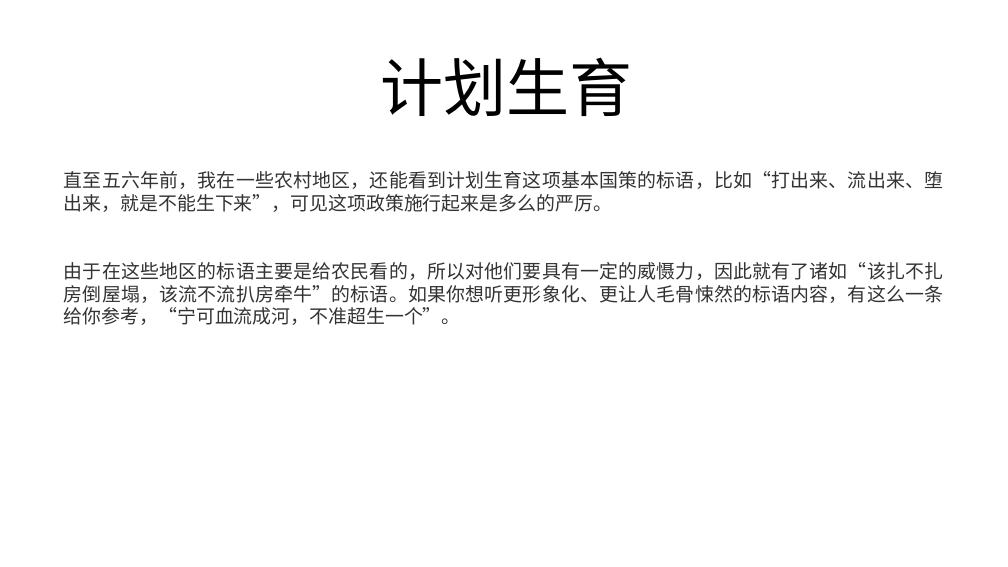
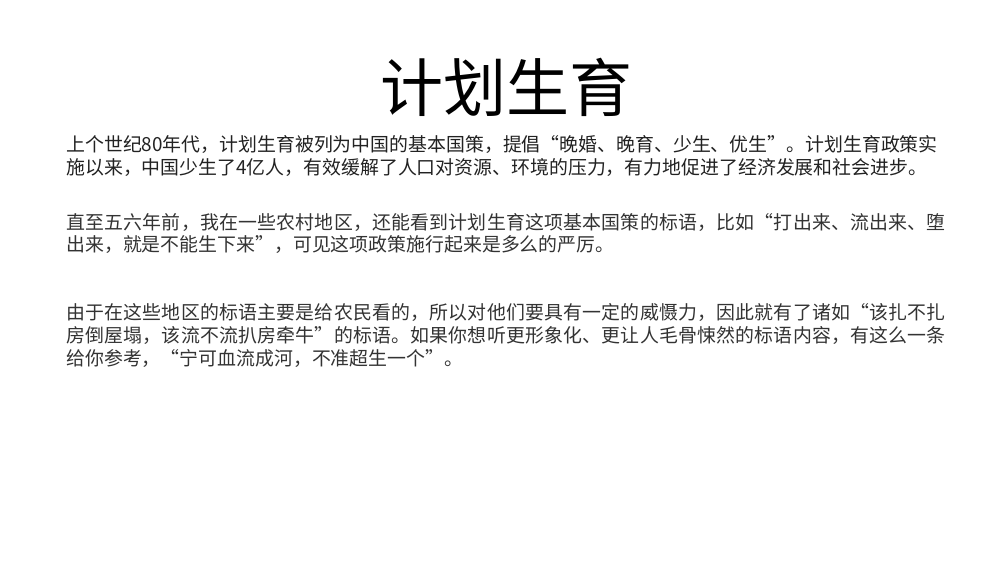
Before and after one commit to FredJiangFei/freetalk, a slide deck: slide 3 of 生娃是国家大事/sw.pptx (slide 2 before the commit). Drawn at 1008x567 pixels with LibreOffice and Linux fonts; fonts in the diff are those of the drawing. Boxes give left, top, right and bottom in pixels: in the first picture for what was removed or moved away, otherwise in the second. Text is boxed around its words. In the diff, an @@ line names an element or a change of style, - is before the commit and + after.

Commit message:
sw

```diff
--- a/生娃是国家大事/sw.pptx
+++ b/生娃是国家大事/sw.pptx
@@ text added at (66, 135, 937, 176), 18 pt, text #222222 @@
+上个世纪80年代，计划生育被列为中国的基本国策，提倡“晚婚、晚育、少生、优生”。计划生育政策实施以来，中国少生了4亿人，有效缓解了人口对资源、环境的压力，有力地促进了经济发展和社会进步。
@@ text "直至五六年前，我在一些农村地区，还能看到计划生育这项基本国策的标语，比如“打出来、流出来、堕出来，就是不能生下来”，可见 ...": place and size @@
-text "直至五六年前，我在一些农村地区，还能看到计划生育这项基本国策的标语，比如“打出来、流出来、堕出来，就是不能生下来”，可见 ..." at (64, 171, 943, 325)
+text "直至五六年前，我在一些农村地区，还能看到计划生育这项基本国策的标语，比如“打出来、流出来、堕出来，就是不能生下来”，可见 ..." at (66, 213, 945, 367)
```
Also in this commit, not shown: 15 slides added.
